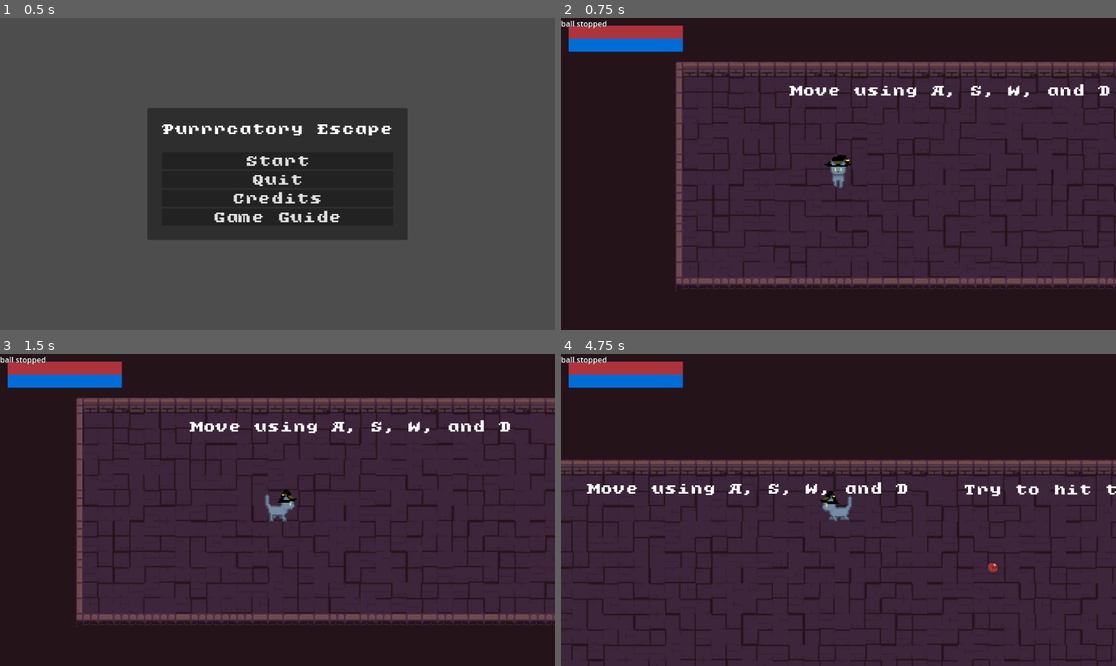
Above: before the commit, frames 1-4 (two rows, left to right).
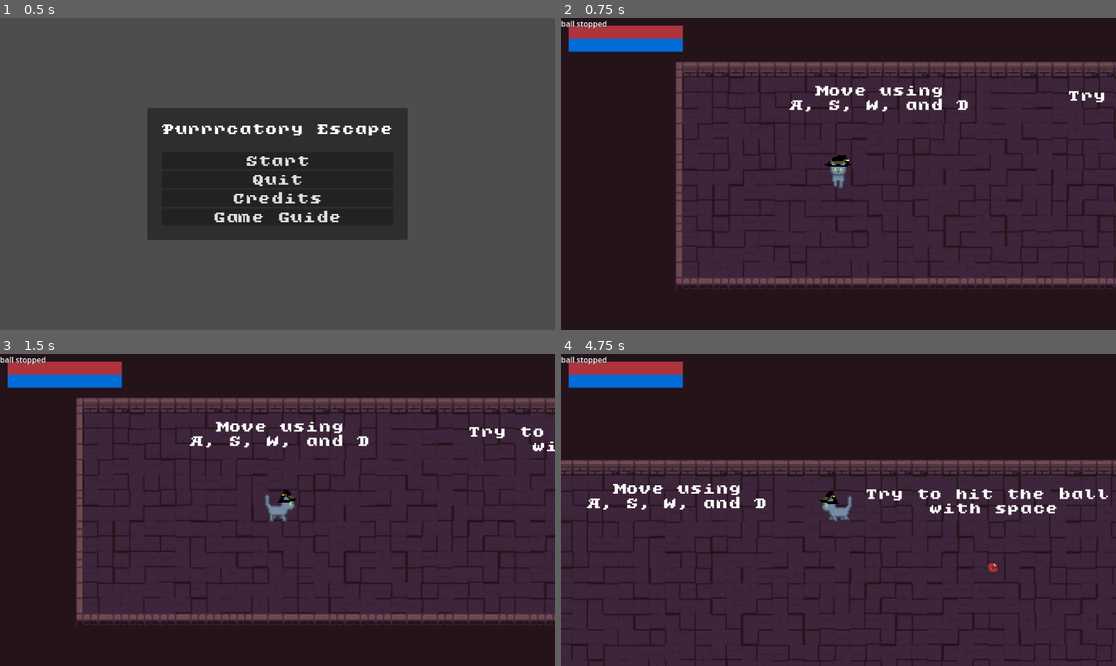
Above: after the commit, the same moments.

Repository: pablocoop/CC5408-Proyecto
Game: Godot game, scene res://ui/main_menu.tscn
The game is run twice, just before and just after one commit, with the same random seed, the same clock (stepped at 60 frames per second) and the same inputs.
Inputs (mouse positions are in pixels of both pictures, inside the frame that each line leads up to):
- Up to frame 1 (0.5 s): no input
- Up to frame 2 (0.75 s): click "Start" at 0.5 s
- Up to frame 3 (1.5 s): tap Enter at 1.25 s; move the mouse to (399, 494) at 1.27 s; hold D (move_right) from 1.28 s (still down); tap Space (attack) at 1.35 s
- Up to frame 4 (4.75 s): move the mouse to (727, 525) at 2.02 s; release D (move_right) at 2.03 s; hold S (move_down) 2.03-2.78 s; right-click (727, 525) at 2.1 s; move the mouse to (894, 441) at 2.77 s; hold D (move_right) 2.78-3.53 s; tap Space (attack) at 2.85, 4.35 s; move the mouse to (810, 572) at 3.52 s; hold W (move_up) 3.53-4.28 s; right-click (810, 572) at 3.6 s; move the mouse to (1005, 556) at 4.27 s; hold A (move_left) from 4.28 s (still down)

Frame 1 is identical in both runs. In frame 2, 1.3% of the frame differs, in the area x 41-99%, y 21-31%; in frame 3, 1.4%; in frame 4, 2.3%, in the area x 4-100%, y 40-52%.

Commit message:
feat: arreglo del texto en nivel 0

Diff:
--- a/scenes/level_0.tscn
+++ b/scenes/level_0.tscn
@@ -542,17 +542,18 @@
 offset_right = 578.0
 offset_bottom = 69.0
 theme = ExtResource("4_uijja")
-text = "Move using A, S, W, and D"
+text = "  Move using
+A, S, W, and D"
 metadata/_edit_lock_ = true
 
 [node name="Label2" type="Label" parent="."]
-offset_left = 1003.0
-offset_top = 48.0
-offset_right = 1274.0
-offset_bottom = 71.0
+offset_left = 799.0
+offset_top = 57.0
+offset_right = 1306.0
+offset_bottom = 114.0
 theme = ExtResource("4_uijja")
-text = "Try to hit the ball"
-metadata/_edit_lock_ = true
+text = "Try to hit the ball
+     with space"
 
 [node name="Label3" type="Label" parent="."]
 offset_left = 1597.0
@@ -560,5 +561,6 @@
 offset_right = 2237.0
 offset_bottom = 99.0
 theme = ExtResource("4_uijja")
-text = "Defeat the enemy to advance to the next level"
+text = "Defeat the enemy to
+advance to the next level"
 metadata/_edit_lock_ = true
Not shown, changed: assets/Farm Game Dungeon Cellar Tileset/Characters/Knight_10/Knight_10.png.import
Not shown, changed: assets/Farm Game Dungeon Cellar Tileset/Characters/Knight_10/Knight_10_Axe_Down.png.import
Not shown, changed: assets/Farm Game Dungeon Cellar Tileset/Characters/Knight_10/Knight_10_Axe_Left.png.import
Not shown, changed: assets/Farm Game Dungeon Cellar Tileset/Characters/Knight_10/Knight_10_Axe_Right.png.import
Not shown, changed: assets/Farm Game Dungeon Cellar Tileset/Characters/Knight_10/Knight_10_Axe_Up.png.import
Not shown, changed: assets/Farm Game Dungeon Cellar Tileset/Characters/Knight_10/Knight_10_Dead.png.import
Not shown, changed: assets/Farm Game Dungeon Cellar Tileset/Characters/Knight_10/Knight_10_Hoe_Down.png.import
Not shown, changed: assets/Farm Game Dungeon Cellar Tileset/Characters/Knight_10/Knight_10_Hoe_Left.png.import
Not shown, changed: assets/Farm Game Dungeon Cellar Tileset/Characters/Knight_10/Knight_10_Hoe_Right.png.import
Not shown, changed: assets/Farm Game Dungeon Cellar Tileset/Characters/Knight_10/Knight_10_Hoe_Up.png.import
Not shown, changed: assets/Farm Game Dungeon Cellar Tileset/Characters/Knight_10/Knight_10_Pickaxe_Down.png.import
Not shown, changed: assets/Farm Game Dungeon Cellar Tileset/Characters/Knight_10/Knight_10_Pickaxe_Left.png.import
(and 42 more such lines)
